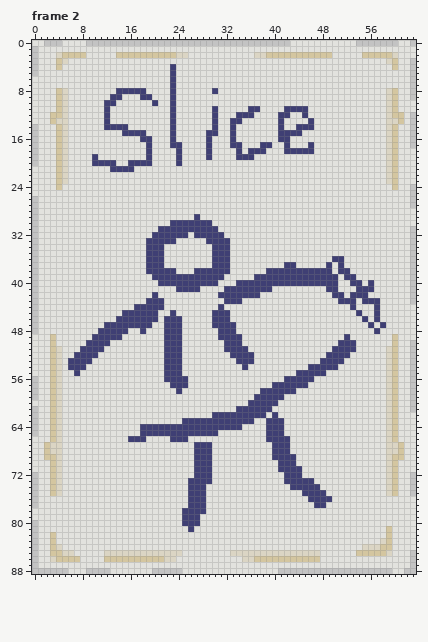
Two states of a pixel-art file, assets/cards/cards.ase. Above, as it was before the edit.
64x89 pixels, 16 frames. Shown: frame 2. The commit also changed other frames, which this record leaves out.
After:
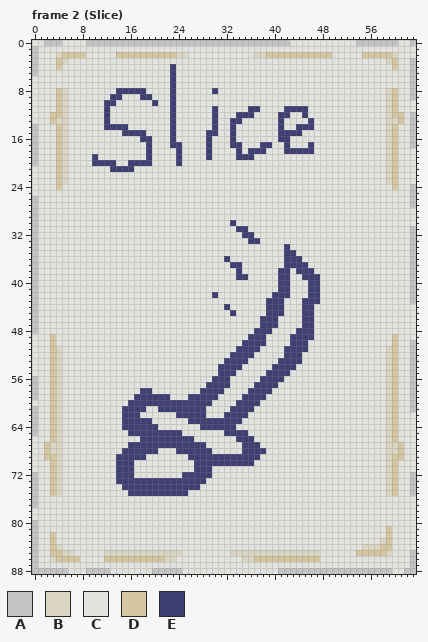
Palette (. is transparent): A #c3c3c3  B #dbd5c4  C #e2e2de  D #d4c6a0  E #3f3f74
The edit:
Frame 2 (Slice), layer "decals":
y 29: x 27 E -> C
y 30: x 23..29 EEEEEEE -> CCCCCCC; x 33 C -> E
y 31: x 21..30 EEEEEEEEEE -> CCCCCCCCCC; x 34..35 CC -> EE
y 32: x 20..25 EEEEEE -> CCCCCC; x 27..31 EEEEE -> CCCCC; x 35..36 CC -> EE
y 33: x 19..23 EEEEE -> CCCCC; x 29..32 EEEE -> CCCC; x 36..37 CC -> EE
y 34: x 19..21 EEE -> CCC; x 30..32 EEE -> CCC; x 42 C -> E
y 35: x 19..21 EEE -> CCC; x 30..32 EEE -> CCC; x 42..43 CC -> EE
y 36: x 19..21 EEE -> CCC; x 30..31 EE -> CC; x 42..44 CCC -> EEE; x 50..51 EE -> CC
y 37: x 19..21 EEE -> CCC; x 30..34 EEECC -> CCCEE; x 44..45 CC -> EE; x 49 E -> C; x 51 E -> C
y 38: x 19..23 EEEEE -> CCCCC; x 27..32 EEEEEE -> CCCCCC; x 34 C -> E; x 39..40 EE -> CC; x 43 E -> C; x 47..49 EEE -> CCC; x 51..52 EE -> CC
y 39: x 20..31 EEEEEEEEEEEE -> CCCCCCCCCCCC; x 34..35 CC -> EE; x 37..40 EEEE -> CCCC; x 43..44 EE -> CC; x 48..50 EEE -> CCC; x 52..53 EE -> CC
y 40: x 21..30 EEEEEEEEEE -> CCCCCCCCCC; x 34..40 EEEEEEE -> CCCCCCC; x 43..45 EEE -> CCC; x 48..50 EEE -> CCC; x 53..54 EE -> CC; x 56 E -> C
y 41: x 24..27 EEEE -> CCCC; x 32..39 EEEEEEEE -> CCCCCCCC; x 41..42 CC -> EE; x 46..47 CC -> EE; x 49..50 EE -> CC; x 54..56 EEE -> CCC
y 42: x 20 E -> C; x 30..37 CEEEEEEE -> ECCCCCCC; x 40..42 CCC -> EEE; x 46..47 CC -> EE; x 50..51 EE -> CC; x 53..55 EEE -> CCC
y 43: x 19..21 EEE -> CCC; x 32..34 EEE -> CCC; x 39..41 CCC -> EEE; x 45..47 CCC -> EEE; x 51..53 EEE -> CCC; x 55..57 EEE -> CCC
y 44: x 17..21 EEEEE -> CCCCC; x 31..32 EC -> CE; x 39..41 CCC -> EEE; x 45..46 CC -> EE; x 53 E -> C; x 57 E -> C
y 45: x 15..20 EEEEEE -> CCCCCC; x 23 E -> C; x 30..33 EEEC -> CCCE; x 39..41 CCC -> EEE; x 45..46 CC -> EE; x 54 E -> C; x 57 E -> C
y 46: x 14..20 EEEEEEE -> CCCCCCC; x 22..24 EEE -> CCC; x 30..32 EEE -> CCC; x 38..40 CCC -> EEE; x 45..46 CC -> EE; x 55 E -> C; x 57 E -> C
y 47: x 12..19 EEEEEEEE -> CCCCCCCC; x 22..24 EEE -> CCC; x 30..33 EEEE -> CCCC; x 38..40 CCC -> EEE; x 45..46 CC -> EE; x 56 E -> C; x 58 E -> C
y 48: x 11..15 EEEEE -> CCCCC; x 18 E -> C; x 22..24 EEE -> CCC; x 31..33 EEE -> CCC; x 37..39 CCC -> EEE; x 44..46 CCC -> EEE; x 57 E -> C
y 49: x 10..14 EEEEE -> CCCCC; x 22..24 EEE -> CCC; x 31..34 EEEE -> CCCC; x 36..38 CCC -> EEE; x 43..46 CCCC -> EEEE; x 52 E -> C
y 50: x 9..12 EEEE -> CCCC; x 22..24 EEE -> CCC; x 32..38 EEECCCC -> CCCEEEE; x 43..45 CCC -> EEE; x 51..53 EEE -> CCC
y 51: x 8..11 EEEE -> CCCC; x 22..24 EEE -> CCC; x 32..33 EE -> CC; x 36..37 CC -> EE; x 42..45 CCCC -> EEEE; x 50..53 EEEE -> CCCC
y 52: x 7..10 EEEE -> CCCC; x 22..24 EEE -> CCC; x 42..44 CCC -> EEE; x 49..52 EEEE -> CCCC
y 53: x 6..9 EEEE -> CCCC; x 22..24 EEE -> CCC; x 32..33 CC -> EE; x 36 E -> C; x 41..44 CCCC -> EEEE; x 48..51 EEEE -> CCCC
y 54: x 6..8 EEE -> CCC; x 22..24 EEE -> CCC; x 31..35 CCCCE -> EEEEC; x 40..43 CCCC -> EEEE; x 46..50 EEEEE -> CCCCC
y 55: x 7 E -> C; x 22..24 EEE -> CCC; x 31..33 CCC -> EEE; x 39..42 CCCC -> EEEE; x 44..48 EEEEE -> CCCCC
y 56: x 22..25 EEEE -> CCCC; x 30..32 CCC -> EEE; x 38..46 CCCCEEEEE -> EEEECCCCC
y 57: x 23..25 EEE -> CCC; x 29..32 CCCC -> EEEE; x 37..39 CCC -> EEE; x 41..45 EEEEE -> CCCCC
y 58: x 18..19 CC -> EE; x 24 E -> C; x 28..31 CCCC -> EEEE; x 36..37 CC -> EE; x 40..43 EEEE -> CCCC
y 59: x 17..22 CCCCCC -> EEEEEE; x 26..30 CCCCC -> EEEEE; x 35..36 CC -> EE; x 39..41 EEE -> CCC
y 60: x 16..29 CCCCCCCCCCCCCC -> EEEEEEEEEEEEEE; x 34..35 CC -> EE; x 38..40 EEE -> CCC
y 61: x 15..18 CCCC -> EEEE; x 21..28 CCCCCCCC -> EEEEEEEE; x 33 C -> E; x 37..39 EEE -> CCC
y 62: x 15..17 CCC -> EEE; x 24..28 CCCCC -> EEEEE; x 30..31 EE -> CC; x 36..38 EEE -> CCC; x 40 E -> C
y 63: x 15..19 CCCCC -> EEEEE; x 25 E -> C; x 35..36 EE -> CC; x 39..41 EEE -> CCC
y 64: x 15..17 CCC -> EEE; x 21..27 EEEEEEE -> CCCCCCC; x 34 E -> C; x 39..41 EEE -> CCC
y 65: x 16..17 CC -> EE; x 25..30 EEEEEE -> CCCCCC; x 32..35 CCCC -> EEEE; x 39..41 EEE -> CCC
y 66: x 16..17 EE -> CC; x 19..22 CCCC -> EEEE; x 26 C -> E; x 34..36 CCC -> EEE; x 39..42 EEEE -> CCCC
y 67: x 16..26 CCCCCCCCCCC -> EEEEEEEEEEE; x 29 E -> C; x 35..37 CCC -> EEE; x 40..42 EEE -> CCC
y 68: x 15..20 CCCCCC -> EEEEEE; x 24..26 CCC -> EEE; x 35..38 CCCC -> EEEE; x 40..42 EEE -> CCC
y 69: x 14..18 CCCCC -> EEEEE; x 26 C -> E; x 30..37 CCCCCCCC -> EEEEEEEE; x 40..43 EEEE -> CCCC
y 70: x 14..16 CCC -> EEE; x 30..36 CCCCCCC -> EEEEEEE; x 41..43 EEE -> CCC
y 71: x 14..16 CCC -> EEE; x 41..44 EEEE -> CCCC
y 72: x 14..16 CCC -> EEE; x 25..26 CC -> EE; x 42..44 EEE -> CCC
y 73: x 14..25 CCCCCCCCCCCC -> EEEEEEEEEEEE; x 29 E -> C; x 42..46 EEEEE -> CCCCC
y 74: x 15..25 CCCCCCCCCCC -> EEEEEEEEEEE; x 28 E -> C; x 43..47 EEEEE -> CCCCC
y 75: x 16..28 CCCCCCCCCCEEE -> EEEEEEEEEECCC; x 45..48 EEEE -> CCCC
y 76: x 26..28 EEE -> CCC; x 46..49 EEEE -> CCCC
y 77: x 26..28 EEE -> CCC; x 47..48 EE -> CC
y 78: x 25..28 EEEE -> CCCC
y 79..80: x 25..27 EEE -> CCC
y 81: x 26 E -> C
Where, in picture pixels (left, top, right, bottom), the same in both pictures:
changed: (68, 214, 386, 532)
